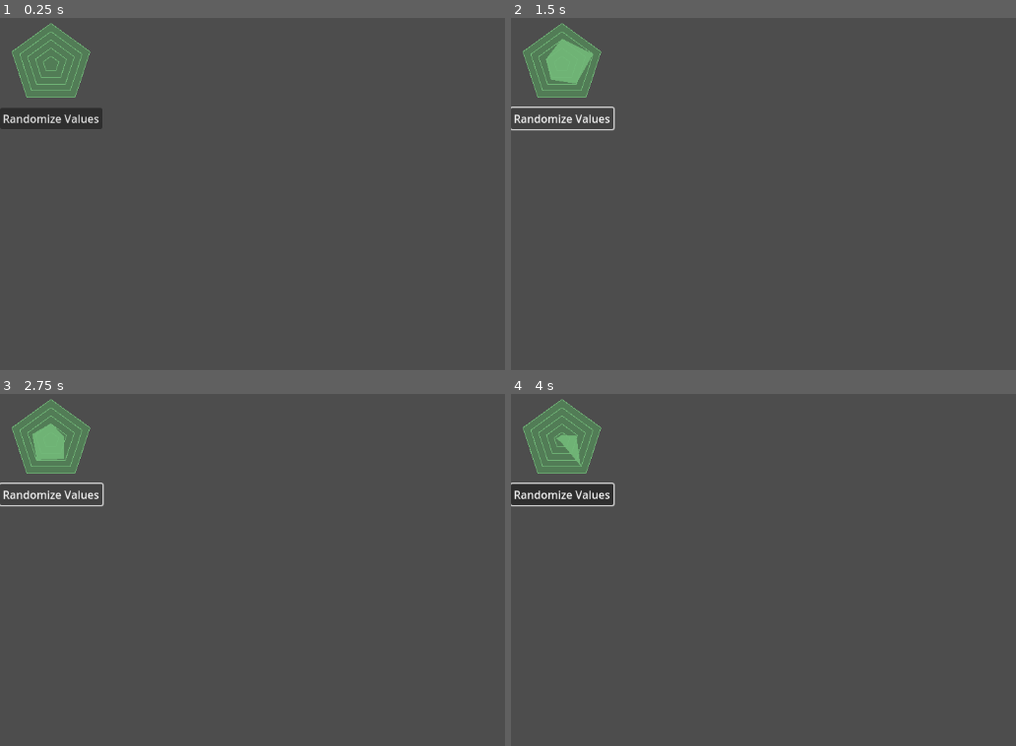
Above: before the commit, frames 1-4 (two rows, left to right).
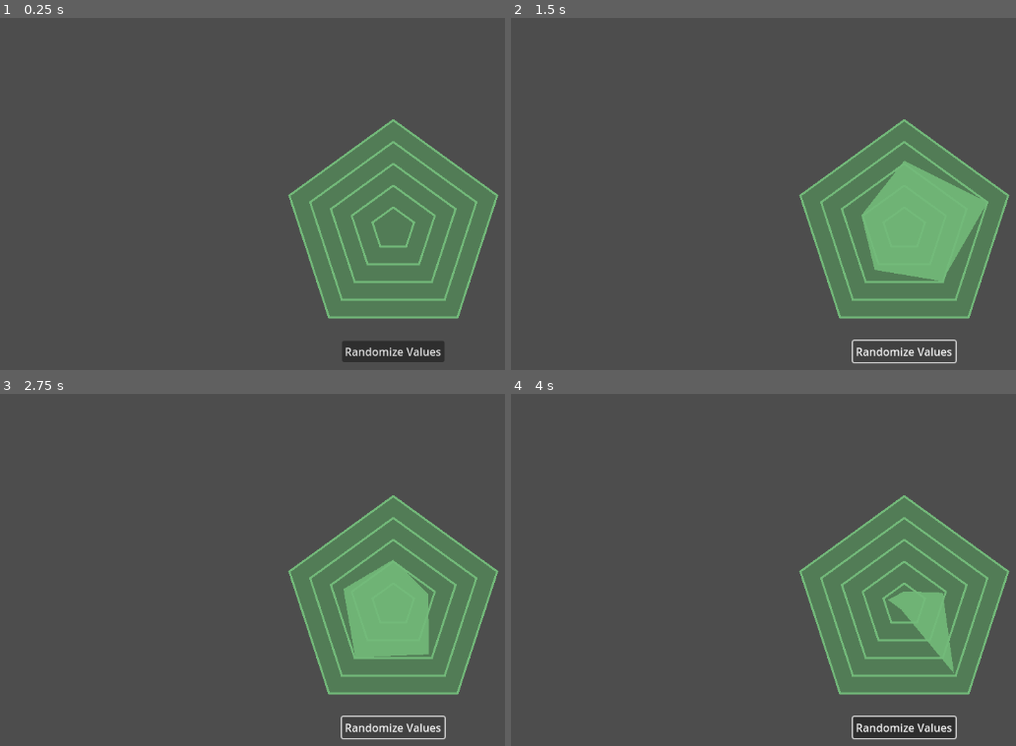
Above: after the commit, the same moments.

Repository: TheLsbt/godot_radar_graph
Game: Godot game, scene res://demos/animation/tween_example.tscn
Same seed, same stepped clock (60 frames per second), same inputs: the game is played once before the commit and once after it. The project has no main scene, so this scene is started directly.
Inputs (mouse positions are in pixels of both pictures, inside the frame that each line leads up to):
- Up to frame 1 (0.25 s): no input
- Up to frame 2 (1.5 s): click "Randomize Values" at 0.5 s; click "Randomize Values" at 1.25 s
- Up to frame 3 (2.75 s): click "Randomize Values" at 2 s
- Up to frame 4 (4 s): tap Enter at 2.75 s; move the mouse to (561, 436) at 2.77 s; click (561, 436) at 2.92 s; tap Space at 3.5 s; move the mouse to (748, 636) at 3.52 s; click (748, 636) at 3.67 s

The runs differ from the first frame. In frame 1, 21% of the frame differs, in the area x 0-99%, y 1-98%; in frame 2, 20%; in frame 3, 20%; in frame 4, 21%, in the area x 0-99%, y 1-99%.

Commit message:
Updated the demos

Diff:
--- a/demos/animation/tween_example.gd
+++ b/demos/animation/tween_example.gd
@@ -3,6 +3,10 @@
 const ANIMATION_DURATION := 0.4
 
 @onready var radar_graph: RadarGraph = $RadarGraph
+
+
+func _ready() -> void:
+	get_window().title = "Radar Graph Tween Example"
 
 
 func _on_button_pressed() -> void:
--- a/demos/animation/tween_example.tscn
+++ b/demos/animation/tween_example.tscn
@@ -4,8 +4,12 @@
 [ext_resource type="Script" path="res://demos/animation/tween_example.gd" id="1_mfm77"]
 
 [node name="TweenExample" type="VBoxContainer"]
-offset_right = 40.0
-offset_bottom = 40.0
+anchors_preset = 15
+anchor_right = 1.0
+anchor_bottom = 1.0
+grow_horizontal = 2
+grow_vertical = 2
+alignment = 1
 script = ExtResource("1_mfm77")
 
 [node name="RadarGraph" type="Control" parent="."]
@@ -13,7 +17,7 @@
 size_flags_horizontal = 4
 script = ExtResource("1_4plq8")
 key_count = 5
-radius = 60.0
+radius = 160.0
 key_items = Array[Dictionary]([{
 "title": "",
 "tooltip": "",
@@ -39,6 +43,7 @@
 graph_color = Color(0.556863, 0.937255, 0.592157, 0.478431)
 show_guides = true
 guide_color = Color(0.451931, 0.729167, 0.477654, 1)
+guide_width = 3.0
 guide_step = 20.0
 items/key_0/value = 0.0
 items/key_0/title = ""
@@ -58,6 +63,7 @@
 
 [node name="Button" type="Button" parent="."]
 layout_mode = 2
+size_flags_horizontal = 4
 text = "Randomize Values"
 
 [connection signal="pressed" from="Button" to="." method="_on_button_pressed"]
--- a/demos/custom_drawing/drop_shadow.tscn
+++ b/demos/custom_drawing/drop_shadow.tscn
@@ -2,57 +2,61 @@
 
 [ext_resource type="Script" path="res://demos/custom_drawing/drop_shadow.gd" id="1_g11c6"]
 
-[node name="RadarGraph" type="Control"]
-layout_mode = 3
-anchors_preset = 0
-offset_left = 1.0
-offset_top = 2.0
-offset_right = 130.344
-offset_bottom = 130.0
+[node name="CenterContainer" type="CenterContainer"]
+anchors_preset = 15
+anchor_right = 1.0
+anchor_bottom = 1.0
+grow_horizontal = 2
+grow_vertical = 2
+
+[node name="RadarGraph" type="Control" parent="."]
+layout_mode = 2
 script = ExtResource("1_g11c6")
 shadow_color = Color(0.113725, 0.133333, 0.160784, 1)
 shadow_offset = Vector2(-5.535, 7.93)
 key_count = 5
-radius = 60.0
+radius = 120.0
 key_items = Array[Dictionary]([{
-"title": "",
+"title": "Title 1",
 "tooltip": "",
 "value": 3.0
 }, {
-"title": "",
+"title": "Title 2",
 "tooltip": "Item 1",
 "value": 1.5
 }, {
-"title": "",
+"title": "Title 3",
 "tooltip": "Item 2",
 "value": 3.0
 }, {
-"title": "",
+"title": "Title 4",
 "tooltip": "Item 3",
 "value": 1.8
 }, {
-"title": "",
+"title": "Title 5",
 "tooltip": "Item 4",
 "value": 4.0
 }])
 max_value = 4.0
+font_size = 24
 background_color = Color(0.211765, 0.239216, 0.290196, 1)
 graph_color = Color(0.533333, 0.713726, 0.866667, 1)
 show_guides = true
 guide_color = Color(0.0117647, 0.0156863, 0.0156863, 0.301961)
+guide_width = 3.0
 guide_step = 1.0
 items/key_0/value = 3.0
-items/key_0/title = ""
+items/key_0/title = "Title 1"
 items/key_0/tooltip = ""
 items/key_1/value = 1.5
-items/key_1/title = ""
+items/key_1/title = "Title 2"
 items/key_1/tooltip = "Item 1"
 items/key_2/value = 3.0
-items/key_2/title = ""
+items/key_2/title = "Title 3"
 items/key_2/tooltip = "Item 2"
 items/key_3/value = 1.8
-items/key_3/title = ""
+items/key_3/title = "Title 4"
 items/key_3/tooltip = "Item 3"
 items/key_4/value = 4.0
-items/key_4/title = ""
+items/key_4/title = "Title 5"
 items/key_4/tooltip = "Item 4"
--- a/demos/custom_drawing/icon_graph.tscn
+++ b/demos/custom_drawing/icon_graph.tscn
@@ -2,17 +2,21 @@
 
 [ext_resource type="Script" path="res://demos/custom_drawing/icon_graph.gd" id="1_6n1r3"]
 
-[node name="RadarGraph" type="Control"]
-layout_mode = 3
-anchors_preset = 0
-offset_right = 129.344
-offset_bottom = 128.0
+[node name="CenterContainer" type="CenterContainer"]
+anchors_preset = 15
+anchor_right = 1.0
+anchor_bottom = 1.0
+grow_horizontal = 2
+grow_vertical = 2
+
+[node name="RadarGraph" type="Control" parent="."]
+layout_mode = 2
 script = ExtResource("1_6n1r3")
 background_shadow_color = Color(0.384314, 0.341176, 0.376471, 1)
 background_shadow_offset = Vector2(-3.17, 4.245)
 intersecting_color = Color(0.929412, 0.54902, 0.407843, 1)
 key_count = 5
-radius = 60.0
+radius = 120.0
 key_items = Array[Dictionary]([{
 "title": "",
 "tooltip": "",
@@ -39,6 +43,7 @@
 graph_color = Color(0.811765, 0.407843, 0.352941, 1)
 show_guides = true
 guide_color = Color(0.384314, 0.576471, 0.435294, 1)
+guide_width = 3.0
 guide_step = 1.0
 draw_order = PackedStringArray("background", "background_outline", "graph_outline", "guides", "graph", "titles")
 items/key_0/value = 3.0
--- a/radar_graph/radar_graph.gd
+++ b/radar_graph/radar_graph.gd
@@ -271,9 +271,9 @@
 	item_rect_changed.connect(func(): _cache(); queue_redraw())
 
 
-func _ready() -> void:
-	_cache()
-	queue_redraw()
+#func _ready() -> void:
+	#_cache()
+	#queue_redraw()
 
 
 func _get_tooltip(at_position: Vector2) -> String:
@@ -515,10 +515,7 @@
 #region Draw Functions
 
 func _draw_radar_graph() -> void:
-	if Engine.is_editor_hint():
-		draw_set_transform(_encompassing_offset)
-	else:
-		draw_set_transform(_encompassing_offset - position)
+	draw_set_transform(_encompassing_offset - position)
 
 	for i in draw_order:
 		var method := &"_rg_draw_%s" % i
